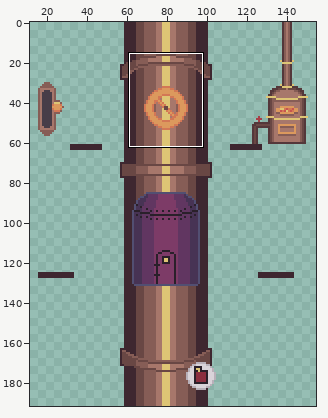
Pixel-art file -- Assets/Sprites/InteriorObjects/interior.aseprite. The picture above shows the old version from afar; the outline marks the close-up.
Close-up. Old version:
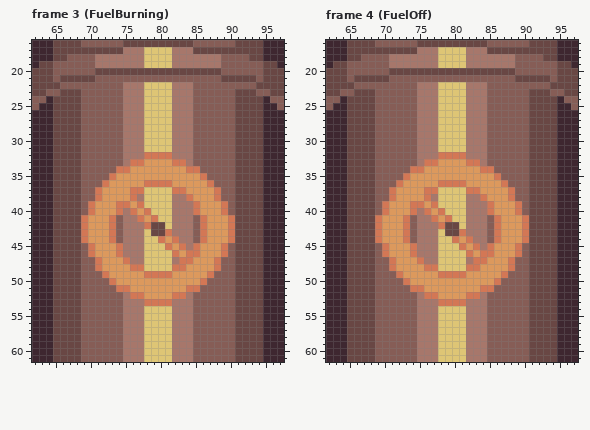
160x192 pixels, 15 frames. Colours within 5 levels of each other are drawn and written as one. Shown: frame 3 (FuelBurning): x 62..97, y 16..61; frame 4 (FuelOff): x 62..97, y 16..61. The wide view leaves out empty margins. The commit also changed other frames or places, which this record leaves out.
Once edited:
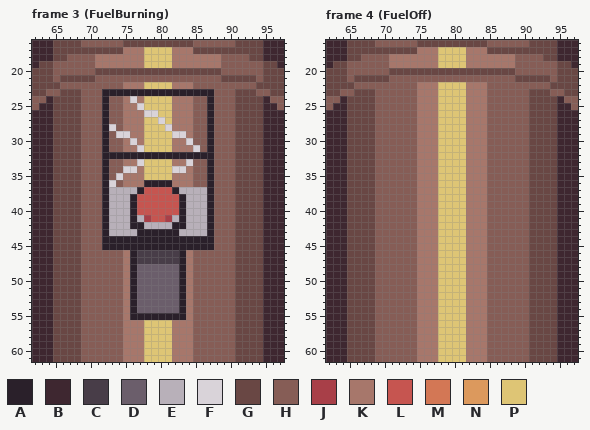
Palette (. is transparent): A #2a202a  B #3e2730  C #483d48  D #6b5e6b  E #b8b0b9  F #d9d3d9  G #694744  H #865d56  J #a83f48  K #a7776b  L #c65550  M #d37755  N #dc995d  P #dec575
Commit message: add basic drop button
The edit:
Frame 3 (FuelBurning), layer "EngineButton":
y 23: x 72..87 HHHKKKPPPPKKKHHH -> AAAAAAAAAAAAAAAA
y 24: x 72 H -> A; x 76 K -> F; x 87 H -> A
y 25: x 72 H -> A; x 77 K -> F; x 87 H -> A
y 26: x 72 H -> A; x 78..79 PP -> FF; x 87 H -> A
y 27: x 72 H -> A; x 80 P -> F; x 87 H -> A
y 28: x 72..73 HH -> AF; x 81 P -> F; x 87 H -> A
y 29: x 72 H -> A; x 74..75 HK -> FF; x 82..83 KK -> FF; x 87 H -> A
y 30: x 72 H -> A; x 76 K -> F; x 84 K -> F; x 87 H -> A
y 31: x 72 H -> A; x 77 K -> F; x 85 H -> F; x 87 H -> A
y 32: x 72..87 HHHKKKMMMMKKKHHH -> AAAAAAAAAAAAAAAA
y 33: x 72 H -> A; x 76..84 MMNNNNMMK -> KFPPPPKKF; x 87 H -> A
y 34: x 72 H -> A; x 74..85 MMNNNNNNNNMM -> HFFKPPPPFFKH; x 87 H -> A
y 35: x 72..87 HMNNNNNNNNNNNNMH -> AHFKKKPPPPKKKHHA
y 36: x 72..87 MNNNNNMMMMNNNNNM -> AFHKKKAAAAKKKHHA
y 37: x 71..88 MNNNNMMPPPPMMNNNNM -> HAEEEEALLLLAEEEEAH
y 38: x 71..88 MNNNNMKPPPPKKMNNNM -> HAEEEALLLLLLAEEEAH
y 39: x 70..89 MNNNMMNMPPPPKKKMNNNM -> HHAEEEALLLLLLAEEEAHH
y 40: x 70..89 MNNNMKMNMPPPKKKMNNNM -> HHAEEEALLLLLLAEEEAHH
y 41: x 69..90 MNNNMHKKMNMPPKKKHMNNNM -> HHHAEEEAEJLLJEAEEEAHHH
y 42: x 69..90 MNNNMHKKKMGGPKKKHMNNNM -> HHHAEEEAAEEEEAAEEEAHHH
y 43: x 69..90 MNNNMHKKKPGGMKKKHMNNNM -> HHHAEEEEAAAAAAEEEEAHHH
y 44: x 69..90 MNNNMHKKKPPMNMKKHMNNNM -> HHHAAAAAAAAAAAAAAAAHHH
y 45: x 70..89 MNNNMKKKPPPMNMKMNNNM -> HHAAAAAAAAAAAAAAAAHH
y 46: x 70..74 MNNNM -> HHHHH; x 76..89 KKPPPPMNMMNNNM -> ACCCCCCAKHHHHH
y 47: x 71..88 MNNNMKKPPPPKMMNNNM -> HHHHKACCCCCCAKHHHH
y 48: x 71..88 MNNNNMMPPPPMMNNNNM -> HHHHKADDDDDDAKHHHH
y 49: x 72..87 MNNNNNMMMMNNNNNM -> HHHKADDDDDDAKHHH
y 50: x 73..86 MNNNNNNNNNNNNM -> HHKADDDDDDAKHH
y 51: x 74..85 MMNNNNNNNNMM -> HKADDDDDDAKH
y 52: x 76..83 MMNNNNMM -> ADDDDDDA
y 53: x 76..83 KKMMMMKK -> ADDDDDDA
y 54: x 76..83 KKPPPPKK -> ADDDDDDA
y 55: x 76..83 KKPPPPKK -> AAAAAAAA
Frame 4 (FuelOff), layer "EngineButton":
y 32: x 78..81 MMMM -> PPPP
y 33: x 76..83 MMNNNNMM -> KKPPPPKK
y 34: x 74..85 MMNNNNNNNNMM -> HKKKPPPPKKKH
y 35: x 73..86 MNNNNNNNNNNNNM -> HHKKKPPPPKKKHH
y 36: x 72..87 MNNNNNMMMMNNNNNM -> HHHKKKPPPPKKKHHH
y 37: x 71..77 MNNNNMM -> HHHHKKK; x 82..88 MMNNNNM -> KKKHHHH
y 38: x 71..76 MNNNNM -> HHHHKK; x 84..88 MNNNM -> KHHHH
y 39: x 70..77 MNNNMMNM -> HHHHHKKK; x 85..89 MNNNM -> HHHHH
y 40: x 70..74 MNNNM -> HHHHH; x 76..78 MNM -> KKP; x 85..89 MNNNM -> HHHHH
y 41: x 69..73 MNNNM -> HHHHH; x 77..79 MNM -> KPP; x 86..90 MNNNM -> HHHHH
y 42: x 69..73 MNNNM -> HHHHH; x 78..80 MGG -> PPP; x 86..90 MNNNM -> HHHHH
y 43: x 69..73 MNNNM -> HHHHH; x 79..81 GGM -> PPP; x 86..90 MNNNM -> HHHHH
y 44: x 69..73 MNNNM -> HHHHH; x 80..82 MNM -> PPK; x 86..90 MNNNM -> HHHHH
y 45: x 70..74 MNNNM -> HHHHH; x 81..83 MNM -> PKK; x 85..89 MNNNM -> HHHHH
y 46: x 70..74 MNNNM -> HHHHH; x 82..89 MNMMNNNM -> KKKHHHHH
y 47: x 71..75 MNNNM -> HHHHK; x 83..88 MMNNNM -> KKHHHH
y 48: x 71..77 MNNNNMM -> HHHHKKK; x 82..88 MMNNNNM -> KKKHHHH
y 49: x 72..87 MNNNNNMMMMNNNNNM -> HHHKKKPPPPKKKHHH
y 50: x 73..86 MNNNNNNNNNNNNM -> HHKKKPPPPKKKHH
y 51: x 74..85 MMNNNNNNNNMM -> HKKKPPPPKKKH
y 52: x 76..83 MMNNNNMM -> KKPPPPKK
y 53: x 78..81 MMMM -> PPPP
Where, in picture pixels (left, top, right, bottom), the same in both close-ups:
changed: (81, 89, 235, 320)
changed: (375, 152, 529, 306)
